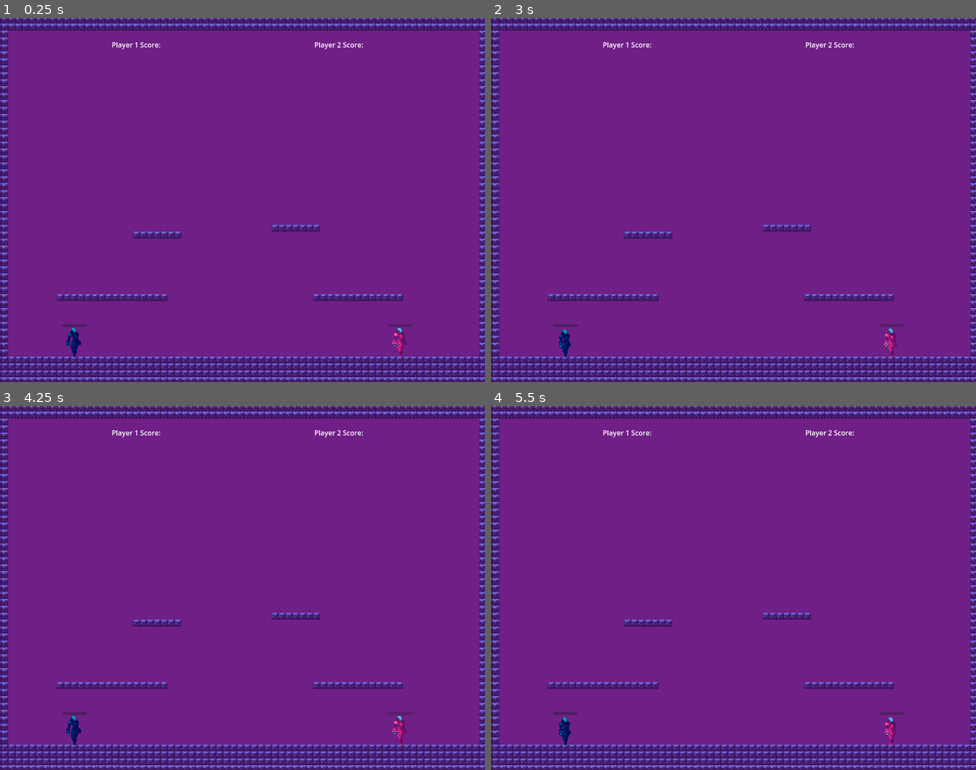
Above: before the commit, frames 1-4 (two rows, left to right).
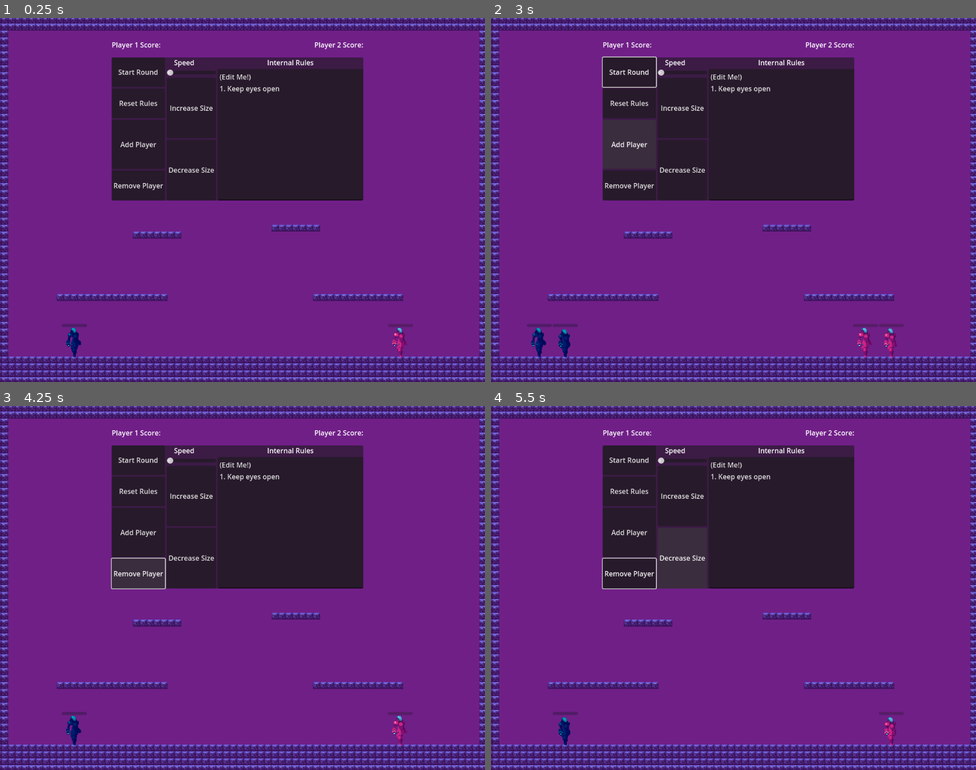
Above: after the commit, the same moments.

Repository: dorukbalci/Player-Discretion-is-Advised
Game: Godot game, scene res://Levels/01- Pre-drinks/predrink.tscn
Two runs of this game, one before a commit and one after it. Both use one fixed random seed, a clock stepped at 60 frames per second and the inputs below. The project has no main scene, so this scene is started directly.
Inputs (mouse positions are in pixels of both pictures, inside the frame that each line leads up to):
- Up to frame 1 (0.25 s): no input
- Up to frame 2 (3 s): click (631, 101) at 0.5 s, where only the run after the commit has a clickable "Reset Rules"; click (631, 72) at 1.25 s, where only the run after the commit has a clickable "Start Round"; click (631, 72) at 2 s, where only the run after the commit has a clickable "Start Round"; click (631, 145) at 2.75 s, where only the run after the commit has a clickable "Add Player"
- Up to frame 3 (4.25 s): click (140, 573) at 3.5 s, where only the run after the commit has a clickable "Remove Player"
- Up to frame 4 (5.5 s): click (680, 497) at 4.25 s, where only the run after the commit has a clickable "Increase Size"; click (680, 558) at 5 s, where only the run after the commit has a clickable "Decrease Size"

The runs differ from the first frame. In frame 1, 20% of the frame differs, in the area x 23-75%, y 10-51%; in frame 2, 21%, in the area x 7-84%, y 10-94%; in frame 3, 20%; in frame 4, 20%.

Commit message:
some changes

Diff:
--- a/Components/Player/Player.gd
+++ b/Components/Player/Player.gd
@@ -131,7 +131,6 @@
 		print('Bullet Entered')
 
 func update_health(change : int):
-
 	current_health += change
 	healthbar.value = current_health
 	pass
--- a/Levels/01- Pre-drinks/PredrinkManager.gd
+++ b/Levels/01- Pre-drinks/PredrinkManager.gd
@@ -63,3 +63,7 @@
 func _on_start_pressed() -> void:
 	if Input.is_action_just_pressed('pause'):
 		$Players.get_tree().paused = false
+
+
+func _on_reset_rules_pressed() -> void:
+	pass # Replace with function body.
--- a/Levels/01- Pre-drinks/predrink.tscn
+++ b/Levels/01- Pre-drinks/predrink.tscn
@@ -29,7 +29,6 @@
 text = "Player 2 Score:"
 
 [node name="Rule Panel" type="PanelContainer" parent="Canvas Layer"]
-visible = false
 offset_left = 258.0
 offset_top = 91.0
 offset_right = 839.0
@@ -146,6 +145,7 @@
 autostart = true
 
 [connection signal="pressed" from="Canvas Layer/Rule Panel/GridContainer/VBoxContainer2/Start" to="." method="_on_start_pressed"]
+[connection signal="pressed" from="Canvas Layer/Rule Panel/GridContainer/VBoxContainer2/Reset Rules" to="." method="_on_reset_rules_pressed"]
 [connection signal="pressed" from="Canvas Layer/Rule Panel/GridContainer/VBoxContainer2/Add Self" to="." method="_on_add_self_pressed"]
 [connection signal="pressed" from="Canvas Layer/Rule Panel/GridContainer/VBoxContainer2/Remove Player" to="." method="_on_remove_player_pressed"]
 [connection signal="value_changed" from="Canvas Layer/Rule Panel/GridContainer/VBoxContainer/HSlider" to="." method="_on_h_slider_value_changed"]
--- /dev/null
+++ b/Utility/Scripts/GameState.gd
@@ -0,0 +1,11 @@
+extends Node
+
+
+# Called when the node enters the scene tree for the first time.
+func _ready() -> void:
+	pass # Replace with function body.
+
+
+# Called every frame. 'delta' is the elapsed time since the previous frame.
+func _process(delta: float) -> void:
+	pass
--- a/project.godot
+++ b/project.godot
@@ -17,6 +17,7 @@
 [autoload]
 
 ChangeBackground="*res://Utility/Scripts/change_background.gd"
+GameState="*res://Utility/Scripts/GameState.gd"
 
 [display]
 
Not shown, changed: kanban_tasks_data.kanban
